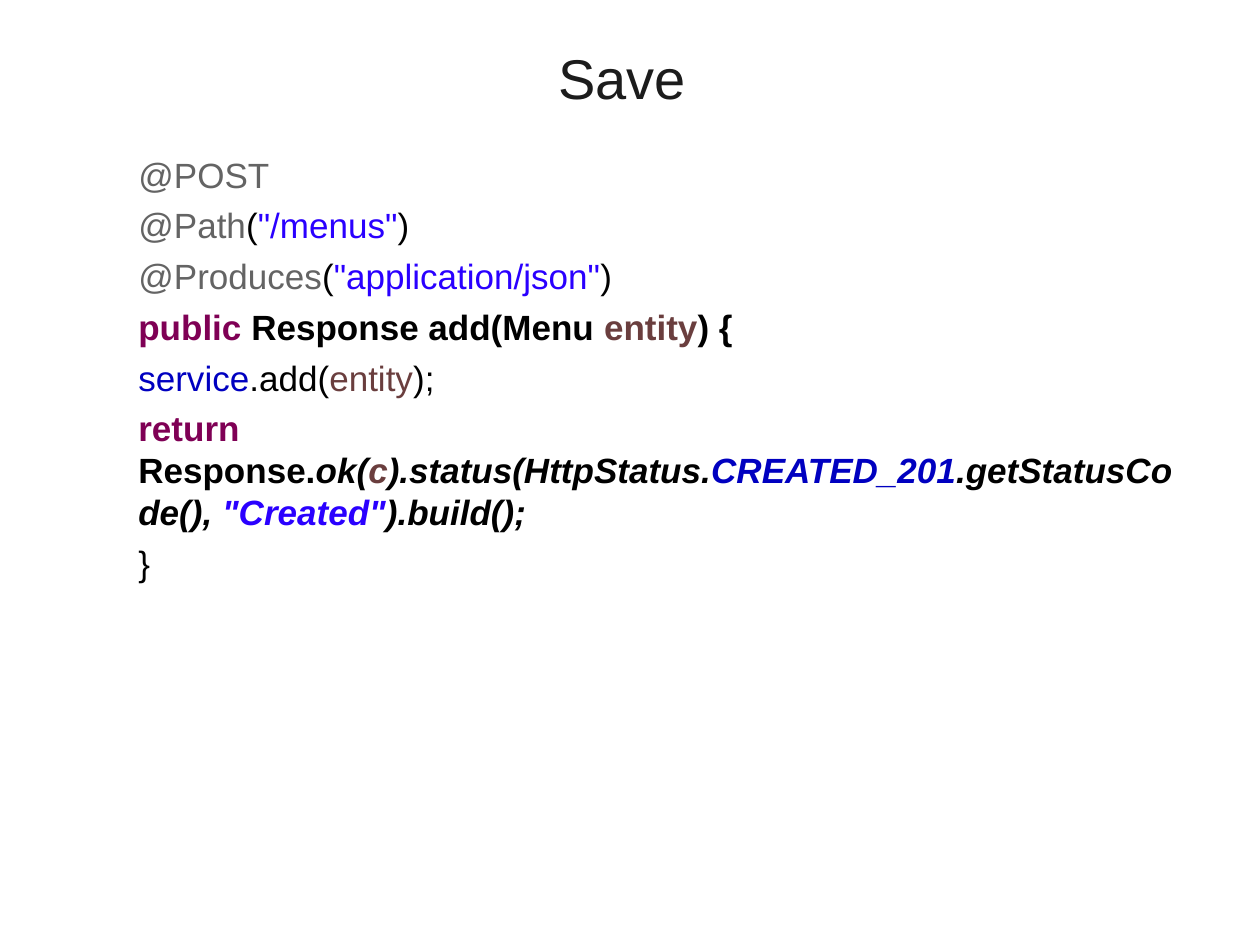
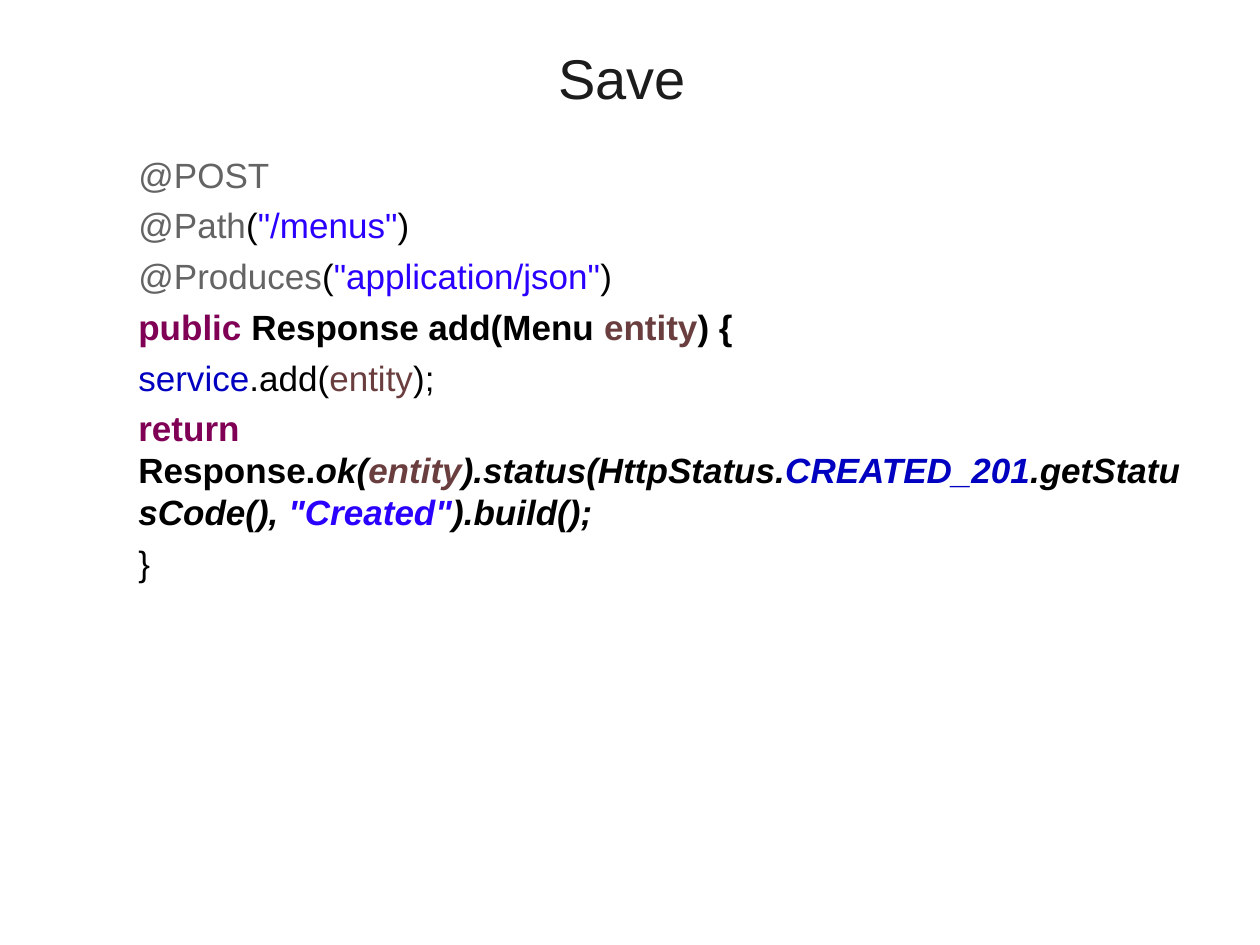
Before and after one commit to vatsanTraining/freshers_dec_2021, a slide deck: slide 43 of JAX_RS.ppt (slide 37 before the commit). Drawn at 1260x945 pixels with LibreOffice and Linux fonts; fonts in the diff are those of the drawing; background and template pictures are left out. Boxes give left, top, right and bottom in pixels: in the first picture for what was removed or moved away, otherwise in the second. Text is boxed around its words. In the diff, an @@ line names an element or a change of style, - is before the commit and + after.

```diff
--- a/JAX_RS.ppt
+++ b/JAX_RS.ppt
@@ text at [138,418,1180,532]: text changed @@
-  return Response.ok(c).status(HttpStatus.CREATED_201.getStatusCode(), "Created").build();
+  return Response.ok(entity).status(HttpStatus.CREATED_201.getStatusCode(), "Created").build();
```
Also in this commit, not shown: 4 other slides changed, 15 slides added, 2 slides removed.
